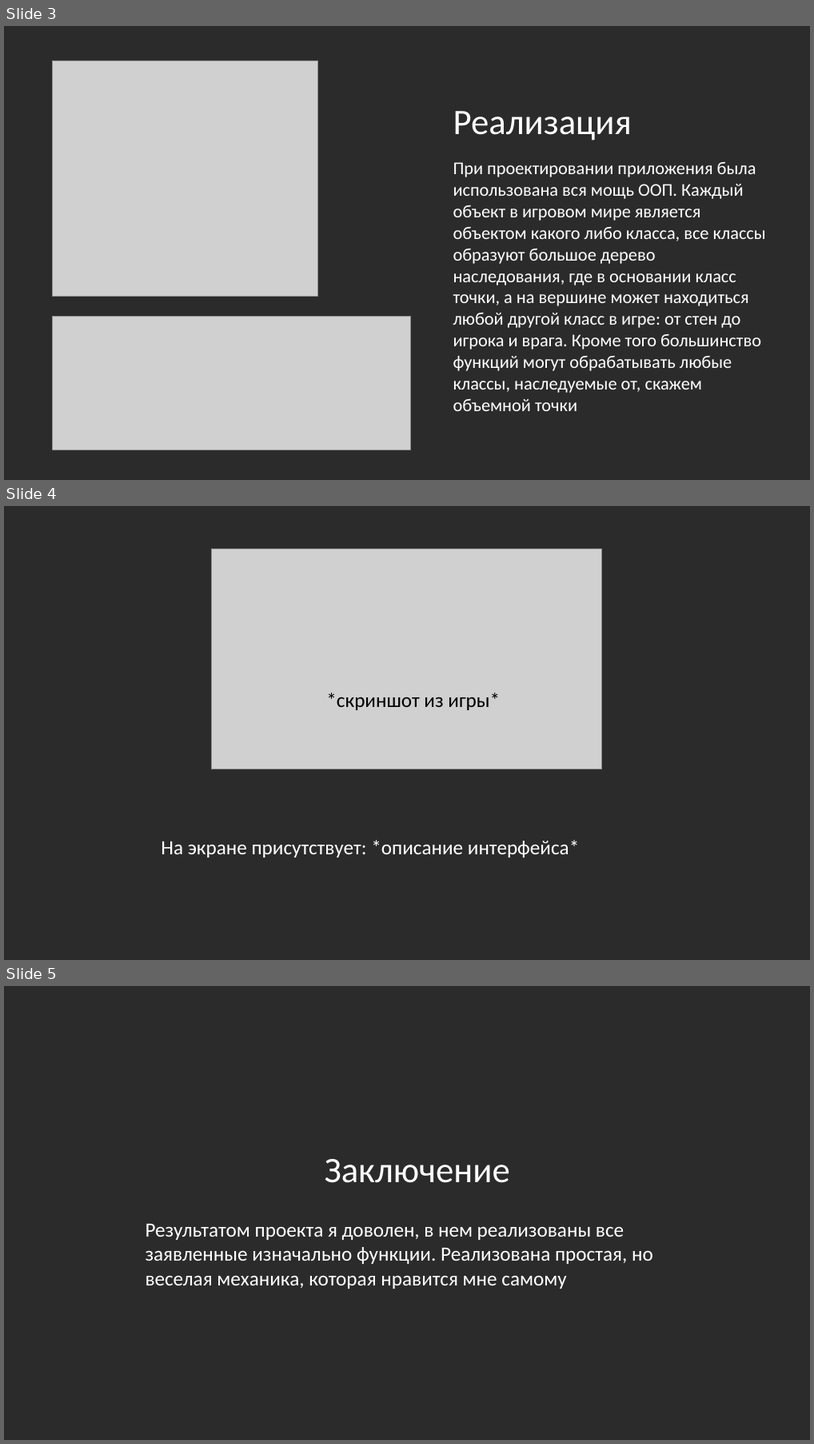
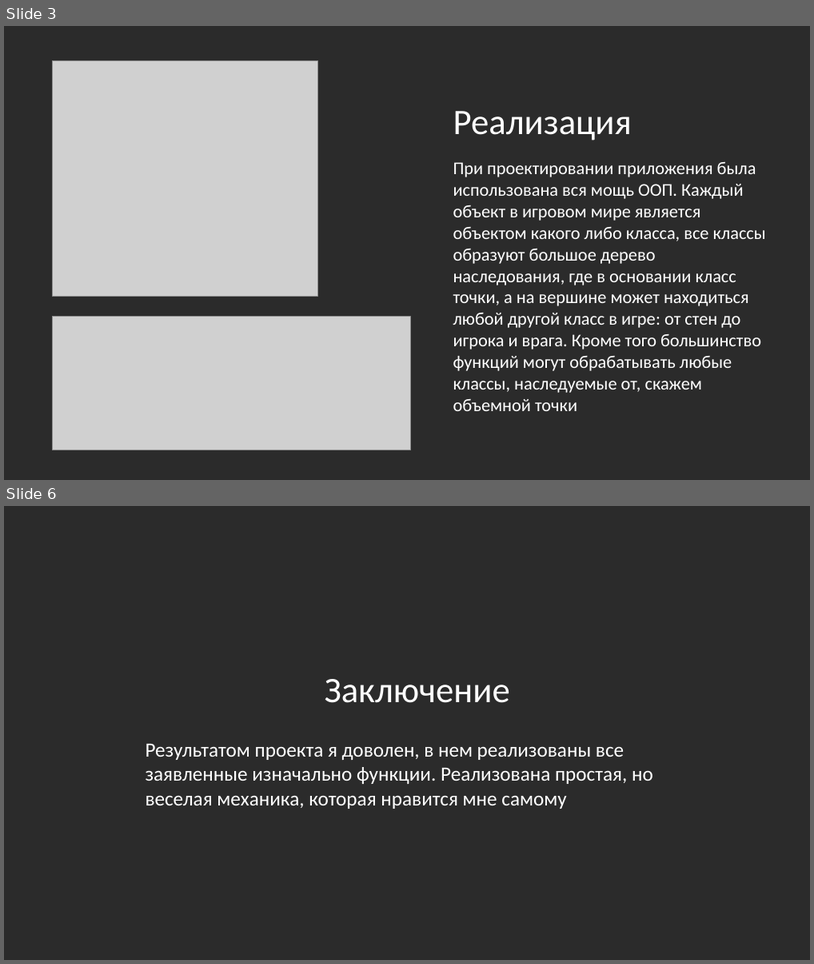
Before and after one commit to MrPr0per/fps_game, a slide deck: docs/Pestis in festo.pptx. Shown one above the other, each under a label of ours: slides 3, 4 and 5 before the commit, slides 3 and 6 after it; the slides between them are not shown. The pictures are 814x1444 and 814x964 pixels, drawn with LibreOffice and Linux fonts; fonts in the diff are those of the drawing; grey boxes stand for pictures; background and template pictures are left out; a plain dark background stands for a picture behind light text. Boxes give left, top, right and bottom in pixels: in the first picture for what was removed or moved away, otherwise in the second. Text is boxed around its words. In the diff, an @@ line names an element or a change of style, - is before the commit and + after.

```diff
--- a/docs/Pestis in festo.pptx
+++ b/docs/Pestis in festo.pptx
@@ slide 4 removed at box(4, 506, 810, 960), background picture (left out) @@
@@ picture removed at box(212, 548, 602, 768) @@
@@ text removed at box(326, 692, 500, 710) @@
-*скриншот из игры*
@@ text removed at box(161, 840, 579, 857) @@
-На экране присутствует: *описание интерфейса*
@@ what was slide 5 is now slide 6 @@
```
Also in this commit, not shown: 2 slides added, 3 other files.
